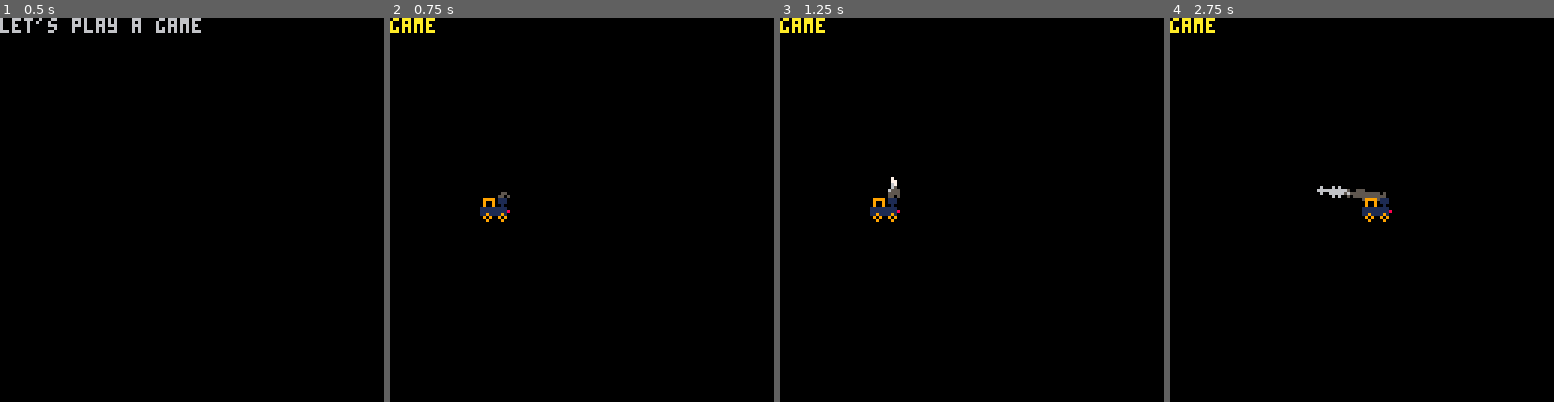
Above: before the commit, frames 1-4 (left to right).
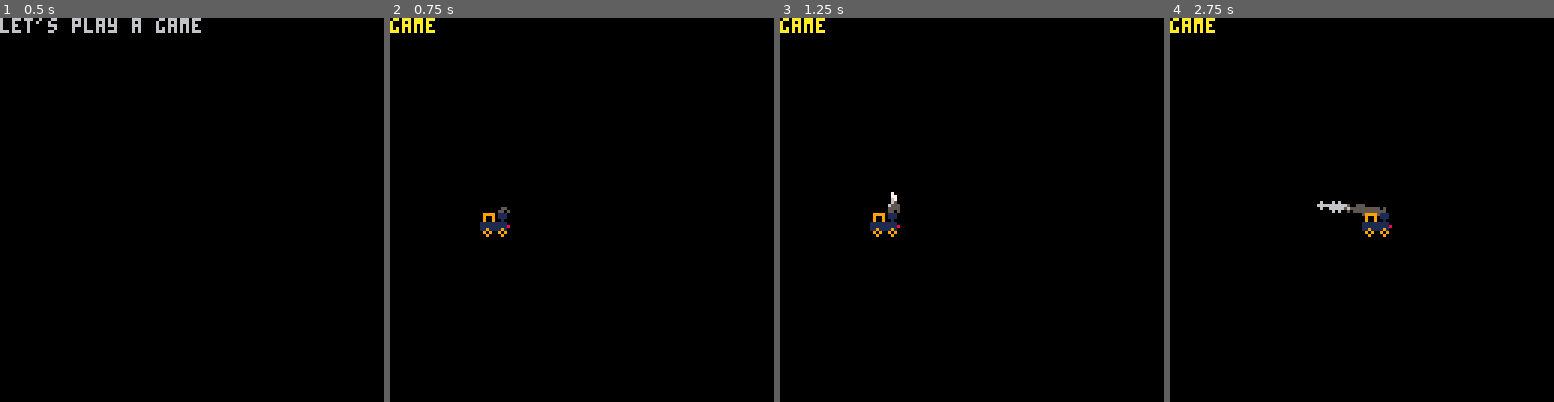
Above: after the commit, the same moments.

Repository: thoughtlesslabs/all-aboard
Game: PICO-8 cartridge all aboard.p8
Same seed, same stepped clock (60 frames per second), same inputs: the game is played once before the commit and once after it.
Inputs:
- Up to frame 1 (0.5 s): no input
- Up to frame 2 (0.75 s): tap O (Z key) at 0.7 s
- Up to frame 3 (1.25 s): no input
- Up to frame 4 (2.75 s): hold Right 1.6-2.1 s; tap O (Z key) at 1.7, 2.1, 2.5 s; hold Up 2.15-2.42 s; hold Right from 2.47 s (still down)

Frame 1 is identical in both runs. In frame 2, 0.5% of the frame differs, in the area x 23-32%, y 45-58%; in frame 3, 0.6%; in frame 4, 1.0%, in the area x 38-58%, y 43-58%.

Commit message:
Jump still not working properly

Diff:
--- a/all aboard.p8
+++ b/all aboard.p8
@@ -85,7 +85,7 @@
 function train()
 	t={}
 	t.x=30
-	t.y=60
+	t.y=65
 	t.oy=60
 	t.dx=0
 	t.dy=0
@@ -120,19 +120,22 @@
 	t.m=false
 	if t.m==false then
 		t.dx=t.dx/1.2
-	end
+		t.dy=t.dy/1.2
+	end
+	if t.y<t.oy then
+		t.dy-=2
+	else
 	t.y+=t.dy
+	end
 	t.x+=t.dx
 	t.x=mid(5,t.x,115)
 	smoke(t.x,t.y,t.d)
 end
 
 function jump()
-	t.dy=-2
-	if t.y > t.oy then
-		t.dy+=2
-	end
-
+	for i=0,10 do
+			t.dy=-2
+	end
 end
 -->8
 -- freshly squeezed
